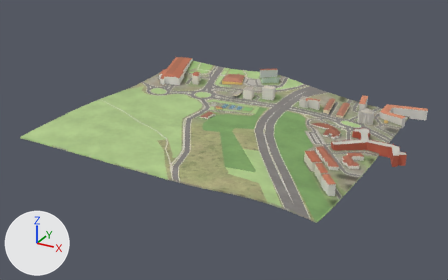
The glTF model public/tiles/amadora/t_6_2.glb: old version first, new version second.
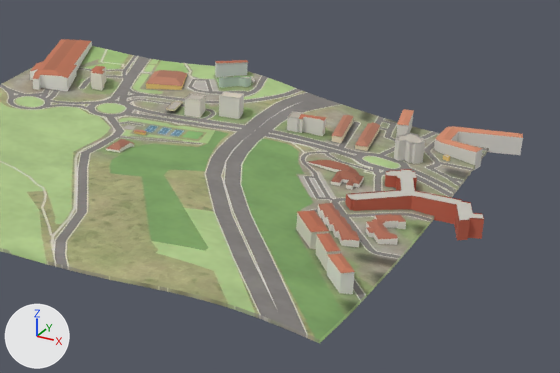
Each version appears first whole from a 50 mm lens placed at (-5739.0, 4608.0, 483.0), pointed at (-6214.0, 5473.0, 51.0), and next in a close-up on the part from 32% to 100% of the width and 13% to 85% of the height. The axes (+X, +Y, +Z) are drawn at lower left. The lights are the same throughout. The older version's two pictures come first. Where no turn or scale is listed for an object, it has been applied to the vertices. Vertices at exactly the same position are counted once.

The older version as bpy lines, for what is in view:
```python
me_buildings = bpy.data.meshes.new('buildings')
me_buildings.from_pydata(...)  # 1506 vertices, 1910 faces; spans x -282.0..282.0, y -210.0..210.0, z -27.0..27.0
me_buildings.materials.append(mat_buildings)
me_terrain = bpy.data.meshes.new('terrain')
me_terrain.from_pydata(...)  # 4348 vertices, 8442 faces; spans x -250.0..250.0, y -250.0..250.0, z -22.0..22.0
me_terrain.materials.append(mat_ground)  # picture img_ground
ob_buildings = bpy.data.objects.new('buildings', me_buildings)
ob_buildings.location = (-6194.4, 5538.2, 77.5)
ob_terrain = bpy.data.objects.new('terrain', me_terrain)
ob_terrain.location = (-6208.5, 5496.1, 72.8)
```
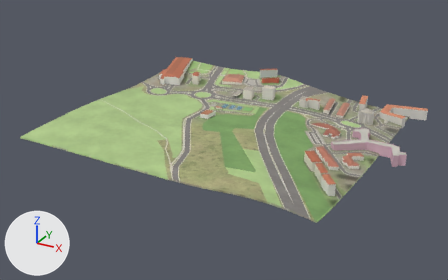
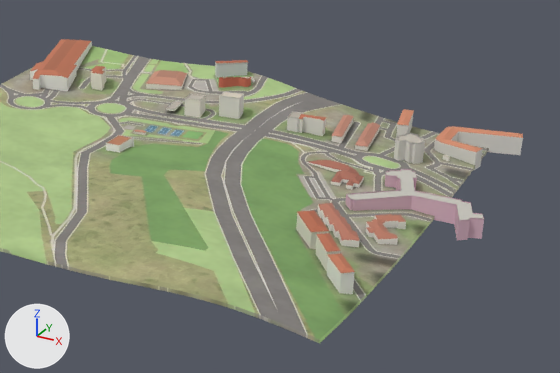
The edits, one by one:
me_buildings is used by ob_buildings; location (-6194.4, 5538.2, 77.5).
me_buildings had 1506 vertices, 1910 faces and spanned x -282.0..282.0, y -210.0..210.0, z -27.0..27.0.
me_buildings now has 1462 vertices, 1870 faces and spans x -282.0..282.0, y -210.0..210.0, z -27.0..27.0.
Part 1, on me_buildings:
46 vertices are removed from x -74.0..-57.0, y -54.0..-29.0, z -2.0..8.0.
62 faces are deleted.
6 vertices are added at (-74.0, -54.0, 8.0), (-59.0, -54.0, 8.0), (-59.0, -33.0, 8.0), (-57.0, -31.0, 8.0), (-57.0, -30.0, 8.0), (-74.0, -29.0, 8.0).
6 new vertices lie (0.0, 0.0, 11.0) away from vertices in x -74.0..-57.0, y -54.0..-29.0, z -2.0.
28 new faces join them.
me_buildings part 2: 1842 kept faces spanning x -282.0..282.0, y -210.0..210.0, z -27.0..27.0 get new vertex colours.
Other edits to the shape of me_buildings do not show in these pictures.

Where the change shows, as pixel boxes (x1, y1, x2, y2) in the close-ups (560 x 373 px):
part 1 of me_buildings, built on
    before: (106, 139, 134, 152)
    after: (106, 135, 134, 152)
part 2 of me_buildings, recoloured
    both: (134, 70, 484, 242)
